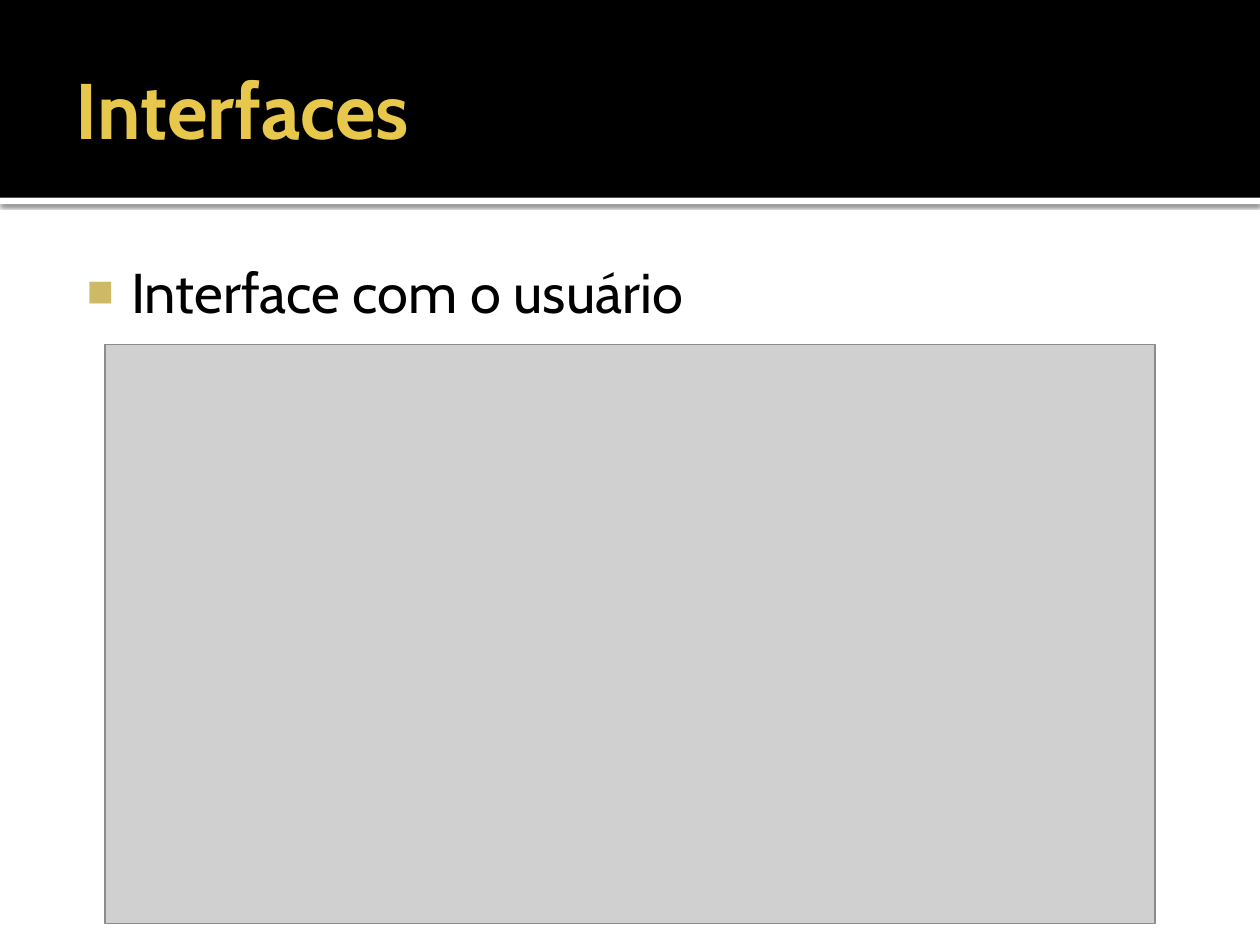
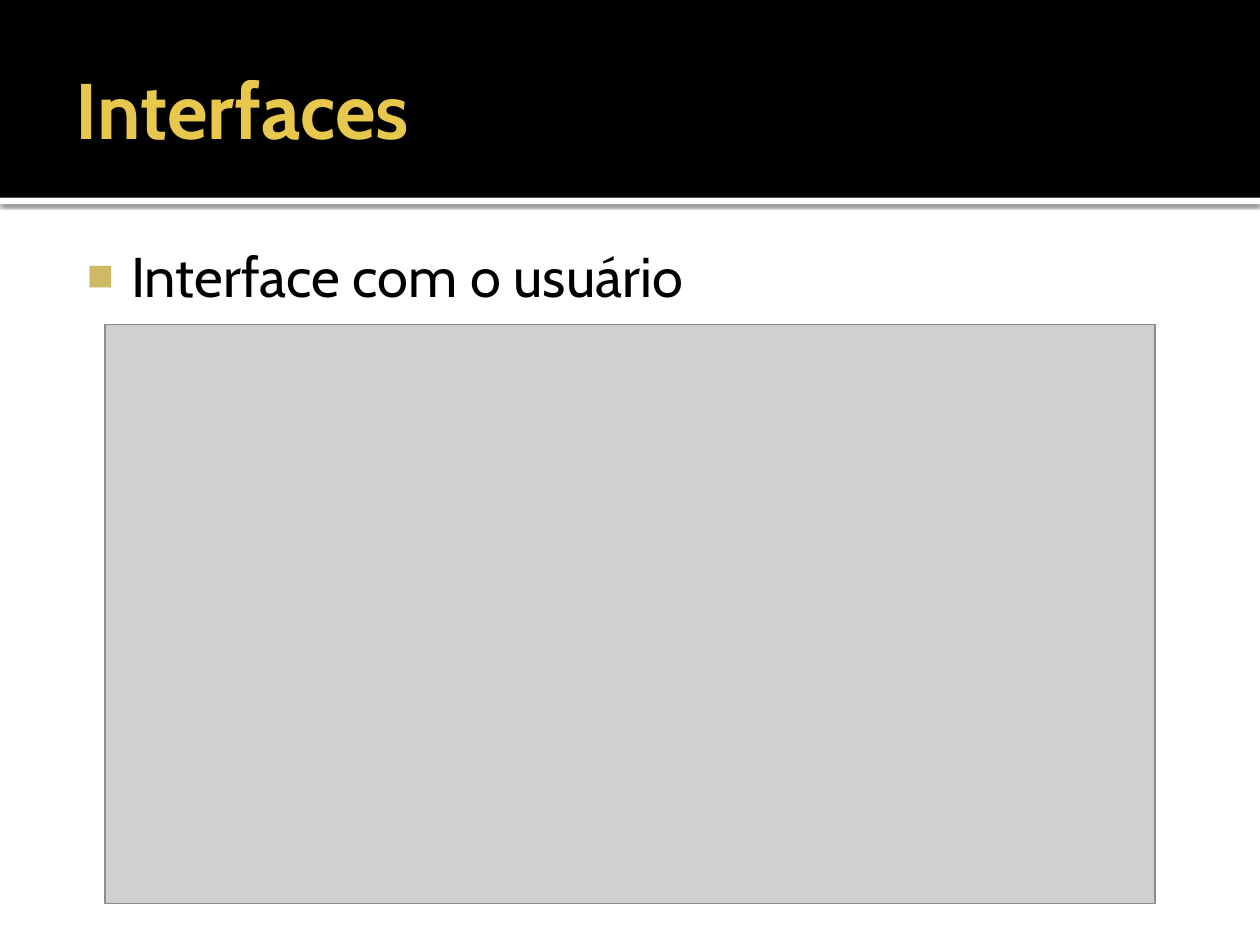
Before and after one commit to fchirigati/rota, a slide deck: slide 9 of Documentação/Projeto/Apresentação.pptx. Drawn at 1260x945 pixels with LibreOffice and Linux fonts; fonts in the diff are those of the drawing; grey boxes stand for pictures. Boxes give left, top, right and bottom in pixels: in the first picture for what was removed or moved away, otherwise in the second. Text is boxed around its words. In the diff, an @@ line names an element or a change of style, - is before the commit and + after.

```diff
--- a/Documentação/Projeto/Apresentação.pptx
+++ b/Documentação/Projeto/Apresentação.pptx
@@ text "Interface com o usuário": place and size @@
-text "Interface com o usuário" at [131,271,683,314]
+text "Interface com o usuário" at [131,255,683,298]
@@ picture: place and size @@
-picture at [105,344,1155,922]
+picture at [105,325,1155,903]
```
Also in this commit, not shown: 3 other slides changed.
